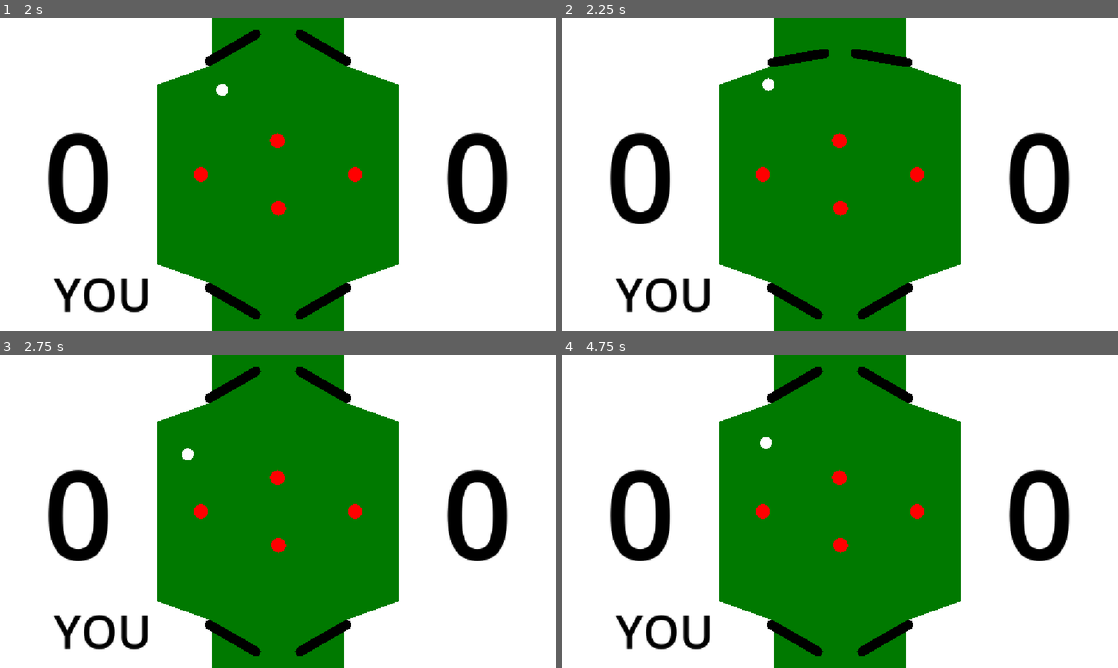
Above: before the commit, frames 1-4 (two rows, left to right).
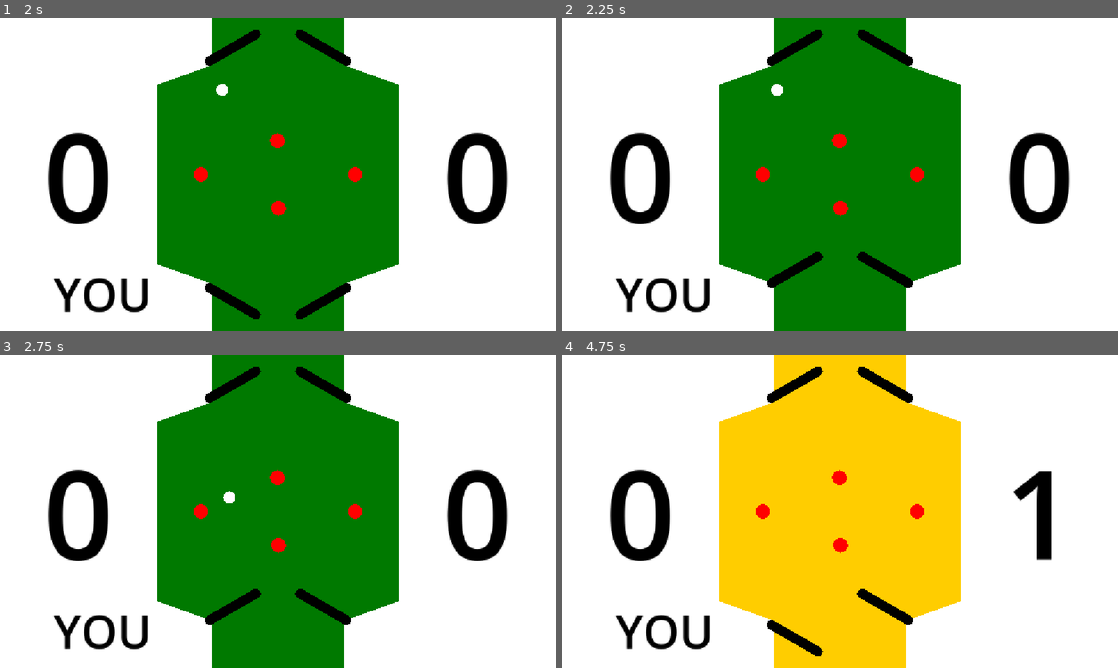
Above: after the commit, the same moments.

Repository: Rocket9876/flipper_one_game
Game: Godot game, scene res://scenes/start___page.tscn
The game is run twice, just before and just after one commit, with the same random seed, the same clock (stepped at 60 frames per second) and the same inputs.
Inputs (mouse positions are in pixels of both pictures, inside the frame that each line leads up to):
- Up to frame 1 (2 s): click "PATHWAY" at 0.5 s; click "START" at 1.25 s
- Up to frame 2 (2.25 s): move the mouse to (962, 158) at 2.02 s; hold A (A) from 2.03 s (still down)
- Up to frame 3 (2.75 s): keep holding A (A); tap D (D) at 2.3 s
- Up to frame 4 (4.75 s): move the mouse to (728, 527) at 2.77 s; release A (A) at 2.78 s; tap D (D) at 2.85, 4.55 s; click (728, 527) at 3.05 s; move the mouse to (895, 442) at 3.52 s; press the mouse at (895, 442) at 3.53 s; tap A (A) at 3.8, 4.35 s; move the mouse to (812, 574) at 4.27 s; release the mouse at (812, 574) at 4.28 s

Frame 1 is identical in both runs. In frame 2, 2.5% of the frame differs, in the area x 36-64%, y 3-97%; in frame 3, 1.4%; in frame 4, 37%, in the area x 28-92%, y 0-100%.

Commit message:
new bot "steve" + new bot vs bot modus

Diff:
--- a/project.godot
+++ b/project.godot
@@ -71,6 +71,11 @@
 "events": [Object(InputEventKey,"resource_local_to_scene":false,"resource_name":"","device":-1,"window_id":0,"alt_press …(192 unchanged characters)…
 ]
 }
+screenshot={
+"deadzone": 0.2,
+"events": [Object(InputEventKey,"resource_local_to_scene":false,"resource_name":"","device":-1,"window_id":0,"alt_pressed":false,"shift_pressed":false,"ctrl_pressed":false,"meta_pressed":false,"pressed":false,"keycode":0,"physical_keycode":4194333,"key_label":0,"unicode":0,"location":0,"echo":false,"script":null)
+]
+}
 
 [physics]
 
--- a/scenes/flipper_right.tscn
+++ b/scenes/flipper_right.tscn
@@ -99,3 +99,5 @@
 
 [node name="AnimationPlayer" type="AnimationPlayer" parent="." unique_id=1866315324]
 libraries/ = SubResource("AnimationLibrary_3snjk")
+
+[connection signal="animation_finished" from="AnimationPlayer" to="." method="_on_animation_player_animation_finished"]
--- a/scenes/pathway.tscn
+++ b/scenes/pathway.tscn
@@ -92,11 +92,11 @@
 layout_mode = 1
 anchors_preset = -1
 anchor_left = 0.5
-anchor_top = 1.7350001
+anchor_top = 2.352
 anchor_right = 0.5
-anchor_bottom = 1.7350001
-offset_top = 399.71997
-offset_bottom = 399.71997
+anchor_bottom = 2.352
+offset_top = -0.095947266
+offset_bottom = -0.095947266
 grow_horizontal = 2
 grow_vertical = 2
 stage = 4
--- a/scenes/setuping_match.tscn
+++ b/scenes/setuping_match.tscn
@@ -15,7 +15,7 @@
 grow_vertical = 2
 script = ExtResource("1_wbiti")
 
-[node name="select Bot" type="OptionButton" parent="." unique_id=1151447051]
+[node name="select Bot 1" type="OptionButton" parent="." unique_id=1151447051]
 layout_mode = 1
 anchors_preset = 8
 anchor_left = 0.5
@@ -122,6 +122,50 @@
 button_pressed = true
 text = "match bot"
 
+[node name="bot_vs_bot" type="CheckButton" parent="." unique_id=1489140458]
+layout_mode = 1
+anchors_preset = 8
+anchor_left = 0.5
+anchor_top = 0.5
+anchor_right = 0.5
+anchor_bottom = 0.5
+offset_left = -62.5
+offset_top = 86.5
+offset_right = 62.5
+offset_bottom = 117.5
+grow_horizontal = 2
+grow_vertical = 2
+theme_override_styles/normal = SubResource("StyleBoxFlat_g3qw8")
+theme_override_styles/pressed = SubResource("StyleBoxFlat_g3qw8")
+theme_override_styles/hover = SubResource("StyleBoxFlat_g3qw8")
+theme_override_styles/hover_pressed = SubResource("StyleBoxFlat_g3qw8")
+theme_override_styles/disabled = SubResource("StyleBoxFlat_g3qw8")
+theme_override_styles/focus = SubResource("StyleBoxFlat_g3qw8")
+text = "bot vs bot"
+
+[node name="select Bot 2" type="OptionButton" parent="." unique_id=68892192]
+visible = false
+layout_mode = 1
+anchors_preset = 8
+anchor_left = 0.5
+anchor_top = 0.5
+anchor_right = 0.5
+anchor_bottom = 0.5
+offset_left = -118.0
+offset_top = -143.5
+offset_right = 118.0
+offset_bottom = -112.5
+grow_horizontal = 2
+grow_vertical = 2
+tooltip_text = "Select the bot you want to play against."
+selected = 0
+item_count = 2
+popup/item_0/text = "select BOT"
+popup/item_0/id = 1
+popup/item_1/text = "rtzdfhdfvhbdfhdfhdfhdfh"
+popup/item_1/id = 0
+
 [connection signal="pressed" from="start" to="." method="_on_start_pressed"]
 [connection signal="text_changed" from="TextEdit" to="." method="_on_text_edit_text_changed"]
 [connection signal="toggled" from="against bot" to="." method="_on_local_1v_1_toggled"]
+[connection signal="toggled" from="bot_vs_bot" to="." method="_on_bot_vs_bot_toggled"]
--- a/scenes/world.tscn
+++ b/scenes/world.tscn
@@ -117,7 +117,7 @@
 normal_max_speed = 1000.0
 speed_max_speed = 1800.0
 
-[node name="bot" parent="." unique_id=218765222 instance=ExtResource("4_k0juu")]
+[node name="bot top" parent="." unique_id=218765222 instance=ExtResource("4_k0juu")]
 position = Vector2(0, -324)
 
 [node name="bottem zone" type="Area2D" parent="." unique_id=883159120]
@@ -243,6 +243,9 @@
 [node name="powerup_spawm_rythm" type="Timer" parent="." unique_id=390201185]
 wait_time = 3.0
 
+[node name="bot bottem" parent="." unique_id=399244421 instance=ExtResource("4_k0juu")]
+position = Vector2(0, 324)
+
 [connection signal="body_entered" from="bottem zone" to="." method="_on_bottem_zone_body_entered"]
 [connection signal="body_entered" from="top zone" to="." method="_on_top_zone_body_entered"]
 [connection signal="timeout" from="win cooldown" to="." method="_on_win_cooldown_timeout"]
--- a/scripts/ball.gd
+++ b/scripts/ball.gd
@@ -9,6 +9,8 @@
 
 @export var boost_bounce:float
 @export var normal_bounce:float
+
+var fast = false
 
 @export_color_no_alpha var normal
 @export_color_no_alpha var speed
@@ -57,8 +59,10 @@
 func speed_color():
 	if linear_velocity.length() > normal_max_speed * 0.9 and not (active_powerups["speed"] or active_powerups["jump"]):
 		modulate = Color("red")
+		fast = true
 	elif not (active_powerups["speed"] or active_powerups["jump"]):
 		modulate = Color("white")
+		fast = false
 
 func activate_jump_boost():
 	$"jump timer".start()
--- a/scripts/bots/alex_bot.gd
+++ b/scripts/bots/alex_bot.gd
@@ -10,24 +10,20 @@
 
 var right = 0
 
-
+var side = "top"
 
 
 func _physics_process(delta: float) -> void:
-	if global.current_bot == self:
-		global.bot["name"] = "ALEX"
-	if detect_flipper() == "left":
-		flipper = global.flipper_top_left
-	elif detect_flipper() == "right":
-		flipper = global.flipper_top_right
-	if detect_flipper():
-			flipper.flip()
-
-
-
-	if not detect_flipper():
-		down(global.flipper_top_left)
-		down(global.flipper_top_right)
+	if side == "top":
+		if detect_flipper() == "left":
+			flipper = global.flipper_top_left
+		elif detect_flipper() == "right":
+			flipper = global.flipper_top_right
+		if detect_flipper():
+				flipper.flip()
+		if not detect_flipper():
+			down(global.flipper_top_left)
+			down(global.flipper_top_right)
 
 
 func detect_flipper():
--- a/scripts/bots/andy_bot.gd
+++ b/scripts/bots/andy_bot.gd
@@ -4,18 +4,37 @@
 
 var distance = 180
 
+var side = "top"
+
 func _physics_process(delta: float) -> void:
-	if global.current_bot == self:
-		global.bot["name"] = "ANDY"
-	action_logic()
+	if global.match_settings["bot vs bot"]:
+		if global.current_bots[0] == self:
+			global.bot["name"] = "ANDY"
+			action_logic()
+		elif global.current_bots[1] == self:
+			global.bot_2["name"] = "ANDY"
+			action_logic(global.bot_2.position)
 
-func action_logic():
-	if global.bot["position"].distance_to(global.ball_position) < distance and not near:
-		global.flipper_top_left.flip()
-		global.flipper_top_right.flip()
+	else:
+		if global.current_bot == self:
+			global.bot["name"] = "ANDY"
+		action_logic()
+
+func action_logic(position = global.bot["position"]):
+	if position.distance_to(global.ball_position) < distance and not near:
+		if side == "bottem":
+			global.flipper_top_left.flip()
+			global.flipper_top_right.flip()
+		else:
+			global.flipper_bottem_left.flip()
+			global.flipper_bottem_right.flip()
 		near = true
-	elif global.bot["position"].distance_to(global.ball_position) > distance:
+	elif position.distance_to(global.ball_position) > distance:
 		if near:
-			global.flipper_top_left.flip_down()
-			global.flipper_top_right.flip_down()
+			if side == "bottem":
+				global.flipper_top_left.flip_down()
+				global.flipper_top_right.flip_down()
+			else:
+				global.flipper_bottem_left.flip_down()
+				global.flipper_bottem_right.flip_down()
 			near = false
--- a/scripts/bots/steve_bot.gd
+++ b/scripts/bots/steve_bot.gd
@@ -1 +1,44 @@
 extends Node
+
+var inside = false
+
+var detection_heigt = 250
+var detection_width = 200
+
+var side = "top"
+
+func detect_ball():
+	if side == "top":
+		if global.bot["position"].x + (detection_width / 2) > global.ball.position.x and global.ball.position.x > global.bot["position"].x + -(detection_width / 2) and -detection_heigt > global.ball.position.y:
+			inside = true
+		else:
+			inside = false
+	else:
+		if global.bot_2["position"].x + (detection_width / 2) > global.ball.position.x and global.ball.position.x > global.bot_2["position"].x + -(detection_width / 2) and detection_heigt < global.ball.position.y:
+			print(123)
+			inside = true
+		else:
+			inside = false
+
+func _physics_process(delta: float) -> void:
+	detect_ball()
+	flip()
+
+func flip():
+	if side == "top":
+		if inside:
+			global.flipper_top_left.flip()
+			global.flipper_top_right.flip()
+		else:
+			global.flipper_top_left.flip_down()
+			global.flipper_top_right.flip_down()
+	else:
+		if inside:
+			global.flipper_bottem_left.flip()
+			global.flipper_bottem_right.flip()
+		else:
+			global.flipper_bottem_left.flip_down()
+			global.flipper_bottem_right.flip_down()
+
+func _ready() -> void:
+	print(side)
--- a/scripts/flipper.gd
+++ b/scripts/flipper.gd
@@ -25,7 +25,6 @@
 
 func flip(force = false):
 	if state == 0 or force:
-		state = 1
 		if left:
 			$AnimationPlayer.play("flip left")
 		else:
@@ -34,8 +33,14 @@
 
 func flip_down(force = false):
 	if state == 1 or force:
-		state = 0
 		if left:
 			$AnimationPlayer.play("flip down left")
 		else:
 			$AnimationPlayer.play("flip down")
+
+
+func _on_animation_player_animation_finished(anim_name: StringName) -> void:
+	if anim_name == "flip left" or anim_name == "flip":
+		state = 1
+	else:
+		state = 0
--- a/scripts/global.gd
+++ b/scripts/global.gd
@@ -19,7 +19,7 @@
 var bot_path = "res://scripts/bots/"
 
 var bot = {"position":Vector2(),"name":""}
-
+var bot_2 = {"position":Vector2(),"name":""}
 @onready var world = get_node("/root/world")
 
 @onready var andy = preload("res://scripts/bots/andy_bot.gd").new()
@@ -33,12 +33,18 @@
 
 var current_bot
 
+var current_bots
+
 var current_bot_name
 
 @onready var flipper_top_left
 @onready var flipper_top_right
 
-var match_settings = {"points_win":5,"pathway_match":false,"pathway_stage":0,"powerups":false,"bot":true}
+@onready var flipper_bottem_left
+@onready var flipper_bottem_right
+
+
+var match_settings = {"points_win":5,"pathway_match":false,"pathway_stage":0,"powerups":false,"bot":true,"bot vs bot":false}
 
 func _ready() -> void:
 	if FileAccess.file_exists(save_file_path):
@@ -55,14 +61,20 @@
 	if in_match:
 		ball._physics_process(delta)
 		world._physics_process(delta)
-		if global.match_settings["bot"]:
+		if global.match_settings["bot"] and not global.match_settings["bot vs bot"]:
 			current_bot._physics_process(delta)
+		elif global.match_settings["bot"]:
+			for i in global.current_bots:
+				i._physics_process(delta)
 		world.top_score.text = str(score["top"])
 		world.bottem_score.text = str(score["bottem"])
+	screenshot()
 
 func match_start():
 	flipper_top_left = get_node("/root/world/kicker/flipper_top_left")
 	flipper_top_right = get_node("/root/world/kicker/flipper_top_right")
+	flipper_bottem_right = get_node("/root/world/kicker/flipper_bottem_right")
+	flipper_bottem_left = get_node("/root/world/kicker/flipper_bottem_left")
 	world = get_node("/root/world")
 	ball = get_node("/root/world/ball")
 
@@ -76,3 +88,10 @@
 	var file = FileAccess.open(path,FileAccess.WRITE)
 	file.store_var(data)
 	file.close()
+
+func screenshot():
+	if Input.is_action_just_pressed("screenshot"):
+		var img = get_viewport().get_texture().get_image()
+		DirAccess.make_dir_absolute(OS.get_system_dir(OS.SYSTEM_DIR_PICTURES) + "/flipper")
+		img.save_jpg(OS.get_system_dir(OS.SYSTEM_DIR_PICTURES) + "/flipper/" + Time.get_datetime_string_from_system().replace(":","-") + ".jpg")
+		print(OS.get_system_dir(OS.SYSTEM_DIR_PICTURES) + "/flipper/" + Time.get_datetime_string_from_system().replace(":","-") + ".jpg")
--- a/scripts/pathway.gd
+++ b/scripts/pathway.gd
@@ -2,6 +2,7 @@
 
 @export var max_position = {"top":0,"bottem":0}
 
+var mouse_click_pos
 
 @export var scroll_speed:float
 
@@ -12,3 +13,16 @@
 	elif event.is_action("wheel up"):
 		if not $pathway_elements.position.y + scroll_speed > max_position["bottem"]:
 			$pathway_elements.position.y += scroll_speed
+	mouse_drag()
+
+
+func mouse_drag():
+	if Input.is_action_pressed("click"):
+		if not mouse_click_pos:
+			mouse_click_pos = get_global_mouse_position()
+		$pathway_elements.position.y = get_global_mouse_position().y - mouse_click_pos.y
+		if $pathway_elements.position.y > max_position["bottem"]:
+			$pathway_elements.position.y = max_position["bottem"]
+			mouse_click_pos = get_global_mouse_position()
+	else:
+		mouse_click_pos = null
--- a/scripts/setuping_match.gd
+++ b/scripts/setuping_match.gd
@@ -3,11 +3,14 @@
 var limit = 99
 
 func _ready() -> void:
-	$"select Bot".item_count = global.bots.size()
+	$"select Bot 1".item_count = global.bots.size()
+	$"select Bot 2".item_count = global.bots.size()
 	var count = 0
 	for i in global.bots:
-		$"select Bot".set_item_text(count,i)
+		$"select Bot 1".set_item_text(count,i)
+		$"select Bot 2".set_item_text(count,i)
 		count += 1
+
 
 
 func _on_text_edit_text_changed() -> void:
@@ -17,8 +20,17 @@
 
 func _on_start_pressed() -> void:
 	if $"against bot".button_pressed:
-		global.current_bot = load(global.bots[$"select Bot".get_item_text($"select Bot".selected)]["path"]).new()
-		global.current_bot_name = $"select Bot".get_item_text($"select Bot".selected)
+		if $bot_vs_bot.button_pressed:
+			global.match_settings["bot vs bot"] = true
+			global.current_bots = [load(global.bots[$"select Bot 1".get_item_text($"select Bot 1".selected)]["path"]).new(),load(global.bots[$"select Bot 2".get_item_text($"select Bot 2".selected)]["path"]).new()]
+			global.bot["name"] = $"select Bot 1".get_item_text($"select Bot 1".selected)
+			global.bot_2["name"] = $"select Bot 2".get_item_text($"select Bot 2".selected)
+			global.current_bots[0].side = "top"
+			global.current_bots[1].side = "bottem"
+		else:
+			global.current_bot = load(global.bots[$"select Bot 1".get_item_text($"select Bot 1".selected)]["path"]).new()
+			global.current_bot_name = $"select Bot 1".get_item_text($"select Bot 1".selected)
+			global.bot["name"] = $"select Bot 1".get_item_text($"select Bot 1".selected)
 	else:
 		global.current_bot = null
 		global.current_bot_name = ""
@@ -31,4 +43,12 @@
 
 
 func _on_local_1v_1_toggled(toggled_on: bool) -> void:
-	$"select Bot".visible = toggled_on
+	if not $bot_vs_bot.button_pressed:
+		$"select Bot 1".visible = toggled_on
+	$bot_vs_bot.visible = toggled_on
+
+
+func _on_bot_vs_bot_toggled(toggled_on: bool) -> void:
+	$"select Bot 2".visible = toggled_on
+	if not $"against bot".button_pressed:
+		$"select Bot 1".visible = toggled_on
--- a/scripts/win_screen.gd
+++ b/scripts/win_screen.gd
@@ -2,13 +2,17 @@
 
 func _ready() -> void:
 	if global.score["bottem"] > global.score["top"]:
-		if global.match_settings["bot"]:
+		if global.match_settings["bot"] and not global.match_settings["bot vs bot"]:
 			$winner.text = global.current_bot_name + " WON!"
+		elif global.match_settings["bot vs bot"]:
+			$winner.text = global.bot["name"] + " WON!"
 		else:
 			$winner.text = "BOTTEM WON!"
 	else:
-		if global.match_settings["bot"]:
+		if global.match_settings["bot"] and not global.match_settings["bot vs bot"]:
 			$winner.text = global.current_bot_name + " WON!"
+		elif global.match_settings["bot vs bot"]:
+			$winner.text = global.bot_2["name"] + " WON!"
 		else:
 			$winner.text = "TOP WON!"
 
--- a/scripts/world.gd
+++ b/scripts/world.gd
@@ -32,12 +32,13 @@
 	if Input.is_action_pressed("click"):
 		keyboard_control = false
 	mouse_quadrant = Vector2(get_number_dir(get_global_mouse_position().x),get_number_dir(get_global_mouse_position().y))
-	global.bot["position"] = $bot.position
-
-	if keyboard_control:
-		detect_flip_action_keyboard()
-	else:
-		detect_flip_action()
+	global.bot["position"] = $"bot top".position
+	global.bot_2["position"] = $"bot bottem".position
+	if not global.match_settings["bot vs bot"]:
+		if keyboard_control:
+			detect_flip_action_keyboard()
+		else:
+			detect_flip_action()
 	ball_counter()
 	for i in global.score:
 		if global.score[i] >= global.match_settings["points_win"]:
@@ -47,14 +48,16 @@
 		global.ball.get_node("rotation_lock/RichTextLabel").text = str($Ball_Timer.time_left)
 
 func _ready():
-	print(focused_quadrant)
 	if global.match_settings["powerups"]:
 		$powerup_spawm_rythm.start()
 	global.match_start()
 	global.in_match = true
 	small_restart()
-	if global.match_settings["bot"]:
+	if global.match_settings["bot"] and not global.match_settings["bot vs bot"]:
 		$name_top.text = global.bot["name"]
+	elif global.match_settings["bot vs bot"]:
+		$name_top.text = global.bot["name"]
+		$name_bottem.text = global.bot_2["name"]
 	else:
 		$name_top.text = "top"
 		$name_bottem.text = "bottem"
@@ -95,11 +98,17 @@
 
 func _on_bottem_zone_body_entered(body) -> void:
 	if body.is_in_group("ball"):
-		win("top")
+		if global.ball.fast:
+			win("top",2)
+		else:
+			win("top")
 
 func _on_top_zone_body_entered(body) -> void:
 	if body.is_in_group("ball"):
-		win("bottem")
+		if global.ball.fast:
+			win("bottem",2)
+		else:
+			win("bottem")
 
 func win(player, points = 1):
 	global.ball.position = Vector2(0,0)
